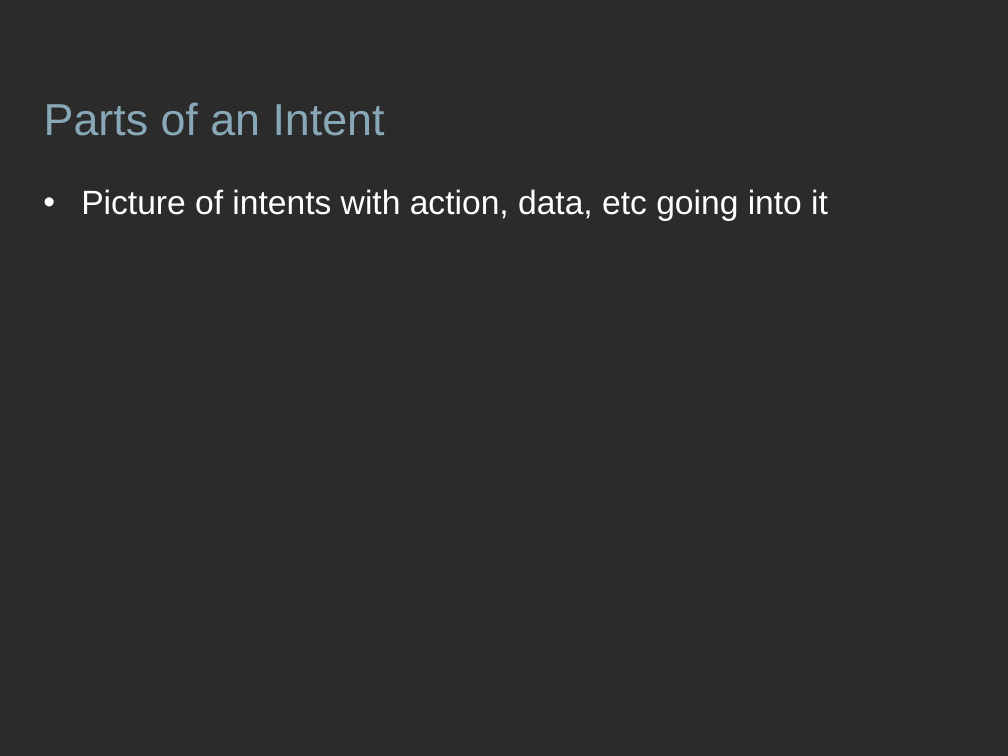
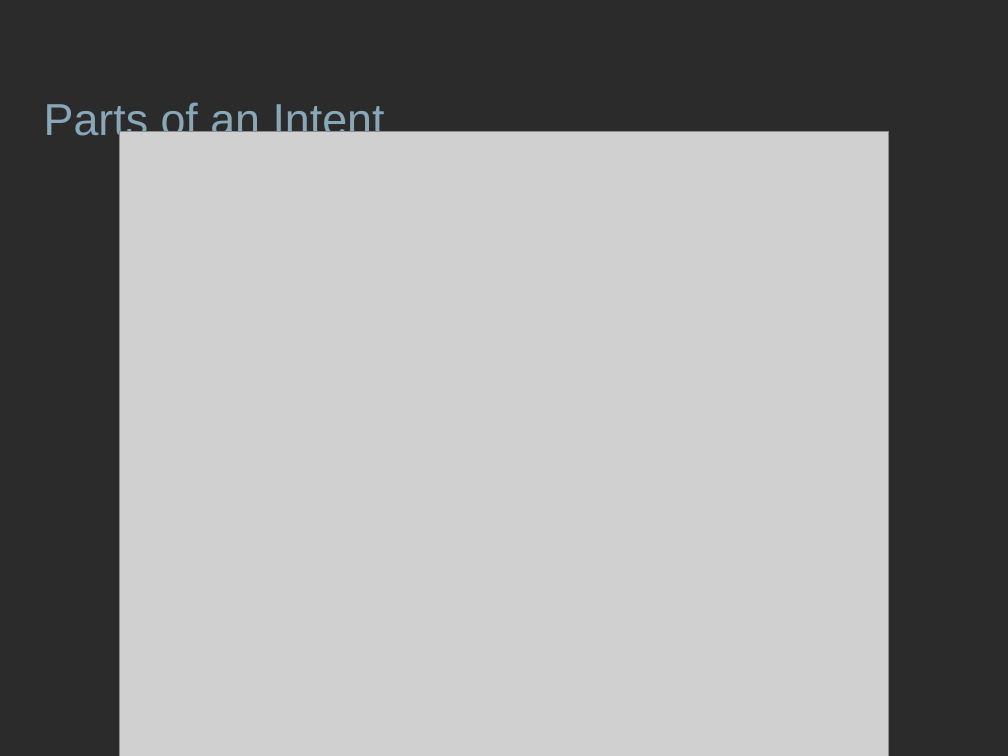
Before and after one commit to jessitron/Tronsmit, a slide deck: slide 6 of presentations/DevTeach-Intents.ppt. Drawn at 1008x756 pixels with LibreOffice and Linux fonts; fonts in the diff are those of the drawing; grey boxes stand for pictures; background and template pictures are left out; a plain dark background stands for a picture behind light text. Boxes give left, top, right and bottom in pixels: in the first picture for what was removed or moved away, otherwise in the second. Text is boxed around its words. In the diff, an @@ line names an element or a change of style, - is before the commit and + after.

Commit message:
put picture in there

```diff
--- a/presentations/DevTeach-Intents.ppt
+++ b/presentations/DevTeach-Intents.ppt
@@ picture added at bbox=[120, 132, 889, 756] @@
@@ text removed at bbox=[81, 189, 828, 221] @@
-• Picture of intents with action, data, etc going into it
```
